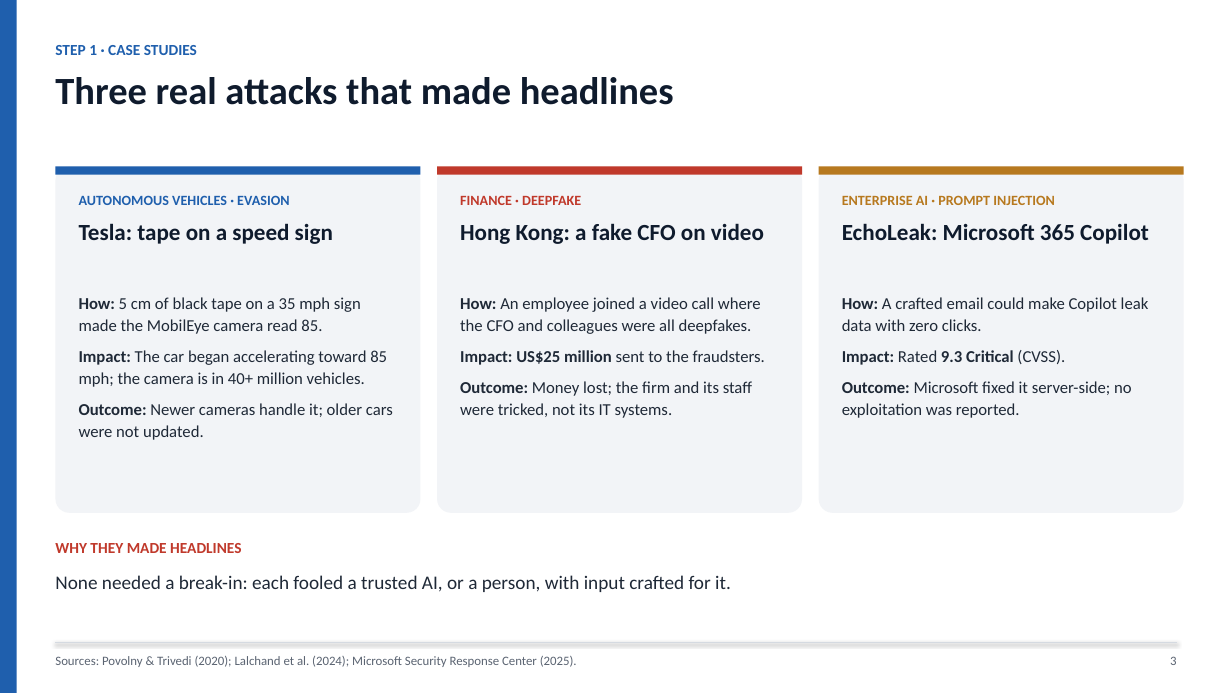
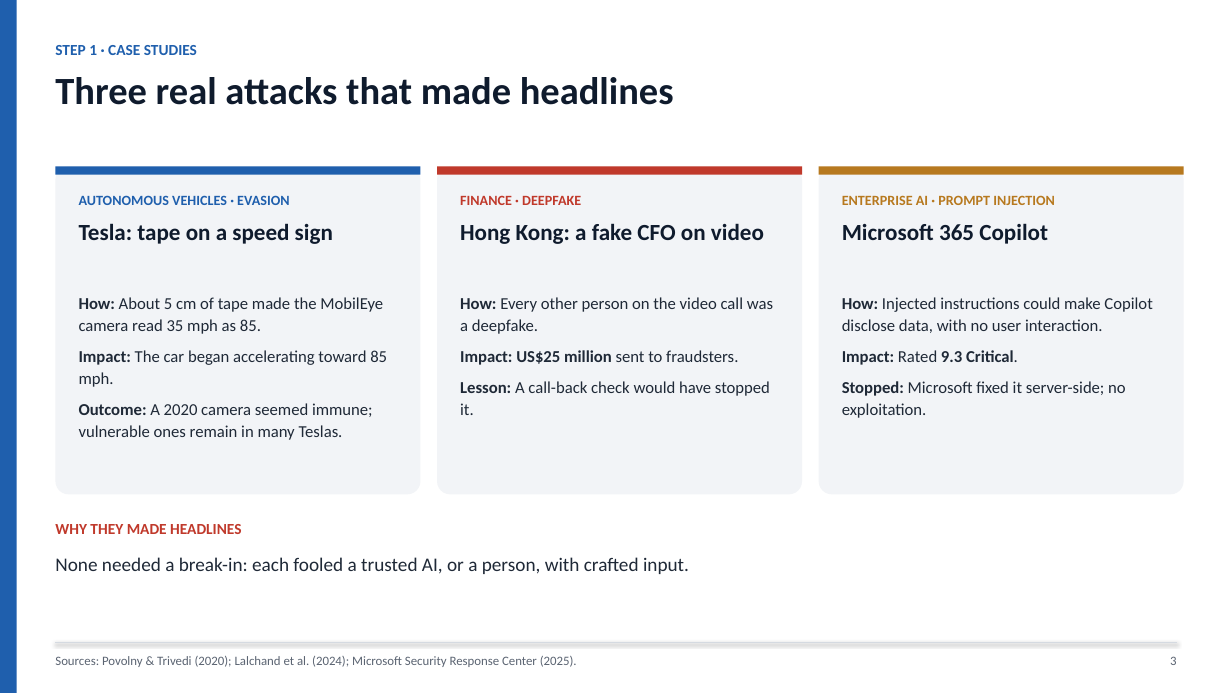
Before and after one commit to Ruthvik-Bandari/ArtificialIntelligence-for-Cybersecurity, a slide deck: slide 3 of module-06-adversarial-attacks/Bandari_Ruthvik_Nath_Module6_Adversarial_Attack_Analysis.pptx. Drawn at 1232x693 pixels with LibreOffice and Linux fonts; fonts in the diff are those of the drawing. Boxes give left, top, right and bottom in pixels: in the first picture for what was removed or moved away, otherwise in the second. Text is boxed around its words. In the diff, an @@ line names an element or a change of style, - is before the commit and + after.

```diff
--- a/module-06-adversarial-attacks/Bandari_Ruthvik_Nath_Module6_Adversarial_Attack_Analysis.pptx
+++ b/module-06-adversarial-attacks/Bandari_Ruthvik_Nath_Module6_Adversarial_Attack_Analysis.pptx
@@ rounded rectangle: place and size @@
-rounded rectangle at [55, 166, 421, 513]
+rounded rectangle at [55, 166, 421, 494]
@@ rounded rectangle: place and size @@
-rounded rectangle at [437, 166, 802, 513]
+rounded rectangle at [437, 166, 802, 494]
@@ rounded rectangle: place and size @@
-rounded rectangle at [819, 166, 1184, 513]
+rounded rectangle at [819, 166, 1184, 494]
@@ text at [842, 223, 1048, 244]: text changed @@
-EchoLeak: Microsoft 365 Copilot
+Microsoft 365 Copilot
@@ text at [79, 297, 387, 440]: text changed @@
-How: 5 cm of black tape on a 35 mph sign made the MobilEye camera read 85.
-Impact: The car began accelerating toward 85 mph; the camera is in 40+ million vehicles.
-Outcome: Newer cameras handle it; older cars were not updated.
+How: About 5 cm of tape made the MobilEye camera read 35 mph as 85.
+Impact: The car began accelerating toward 85 mph.
+Outcome: A 2020 camera seemed immune; vulnerable ones remain in many Teslas.
@@ text at [460, 297, 773, 415]: text changed @@
-How: An employee joined a video call where the CFO and colleagues were all deepfakes.
-Impact: US$25 million sent to the fraudsters.
-Outcome: Money lost; the firm and its staff were tricked, not its IT systems.
+How: Every other person on the video call was a deepfake.
+Impact: US$25 million sent to fraudsters.
+Lesson: A call-back check would have stopped it.
@@ text at [842, 297, 1152, 418]: text changed @@
-How: A crafted email could make Copilot leak data with zero clicks.
-Impact: Rated 9.3 Critical (CVSS).
-Outcome: Microsoft fixed it server-side; no exploitation was reported.
+How: Injected instructions could make Copilot disclose data, with no user interaction.
+Impact: Rated 9.3 Critical.
+Stopped: Microsoft fixed it server-side; no exploitation.
@@ text "WHY THEY MADE HEADLINES": place and size @@
-text "WHY THEY MADE HEADLINES" at [55, 543, 241, 553]
+text "WHY THEY MADE HEADLINES" at [55, 524, 241, 534]
@@ text at [55, 557, 689, 574]: text changed @@
-None needed a break-in: each fooled a trusted AI, or a person, with input crafted for it.
+None needed a break-in: each fooled a trusted AI, or a person, with crafted input.
```
Also in this commit, not shown: 6 other slides changed, 2 other files.
